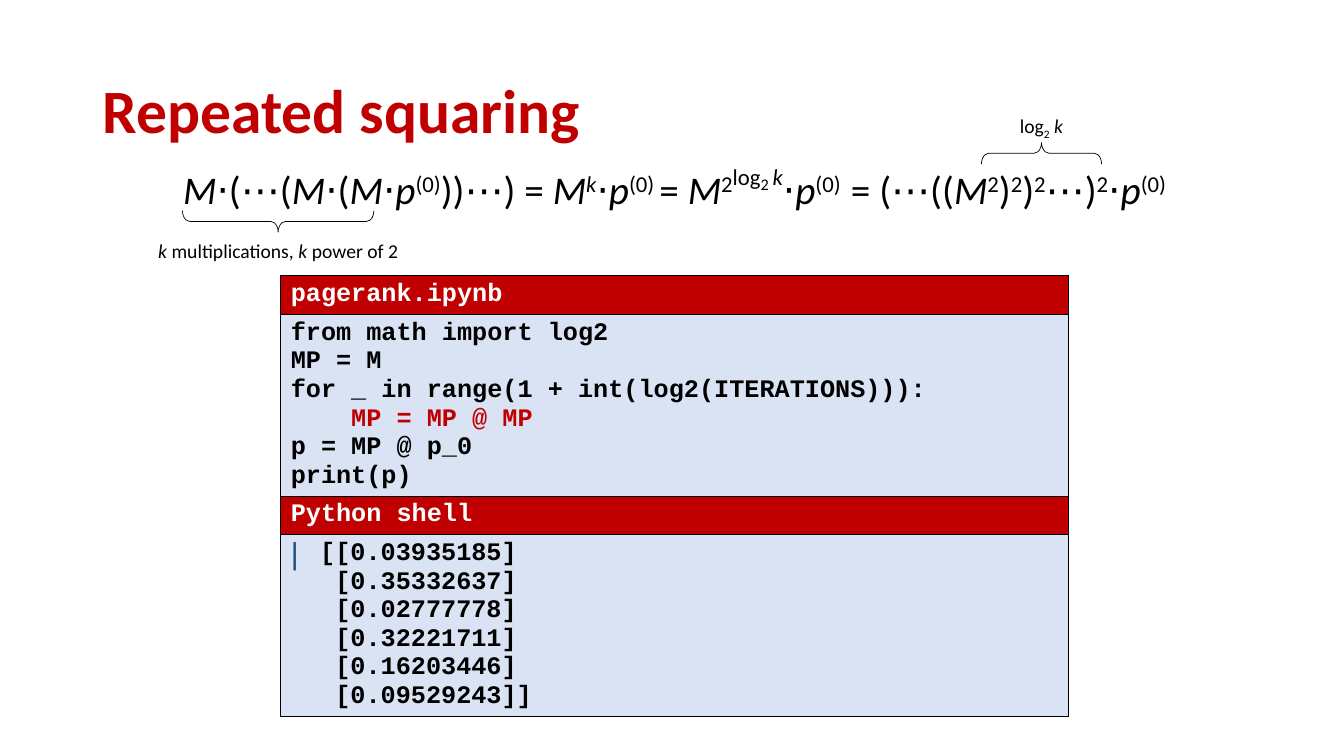
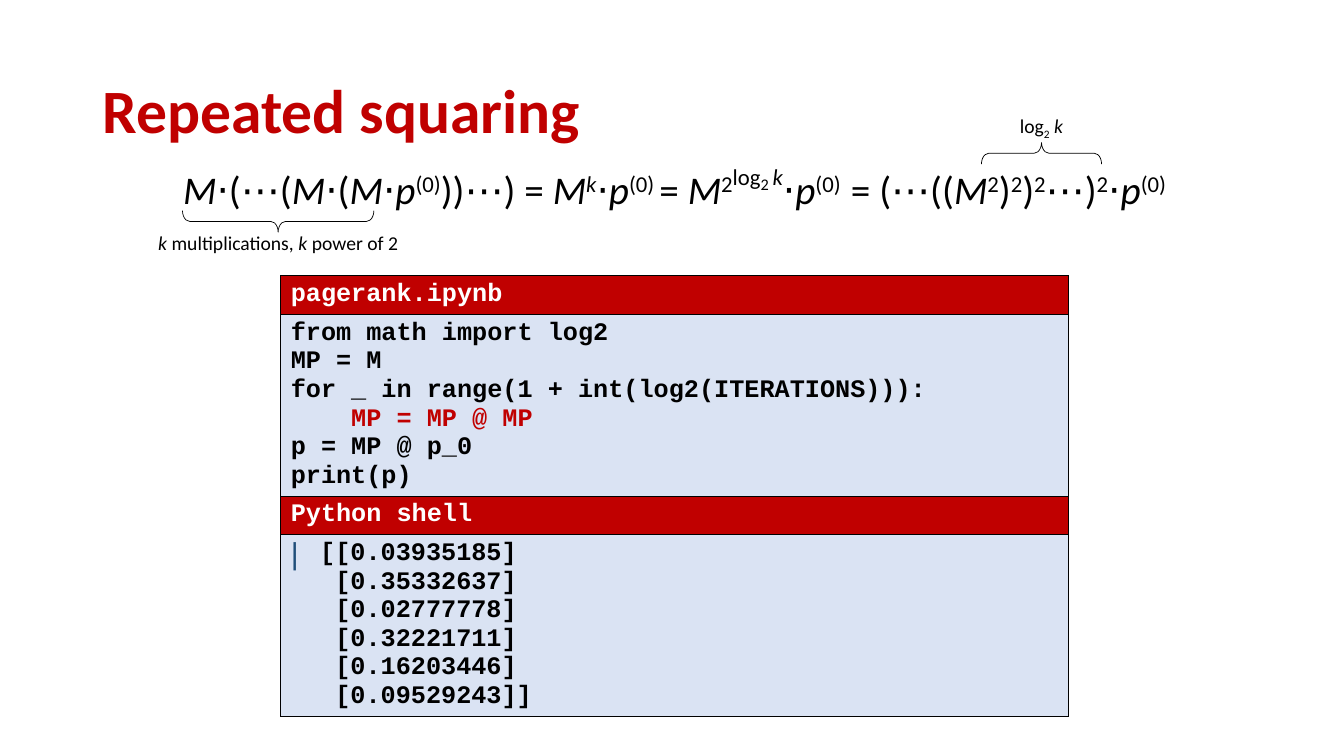
Before and after one commit to gsbrodal/gsbrodal.github.io, a slide deck: slide 13 of ipsa/slides/linear_programming.pptx. Drawn at 1344x756 pixels with LibreOffice and Linux fonts; fonts in the diff are those of the drawing. Boxes give left, top, right and bottom in pixels: in the first picture for what was removed or moved away, otherwise in the second. Text is boxed around its words. In the diff, an @@ line names an element or a change of style, - is before the commit and + after.

```diff
--- a/ipsa/slides/linear_programming.pptx
+++ b/ipsa/slides/linear_programming.pptx
@@ text "k multiplications, k power of ...": place and size @@
-text "k multiplications, k power of ..." at [158, 244, 398, 261]
+text "k multiplications, k power of ..." at [158, 236, 398, 253]
```
Also in this commit, not shown: 15 other slides changed, 3 slides added, 1 slide removed, 4 other files.
